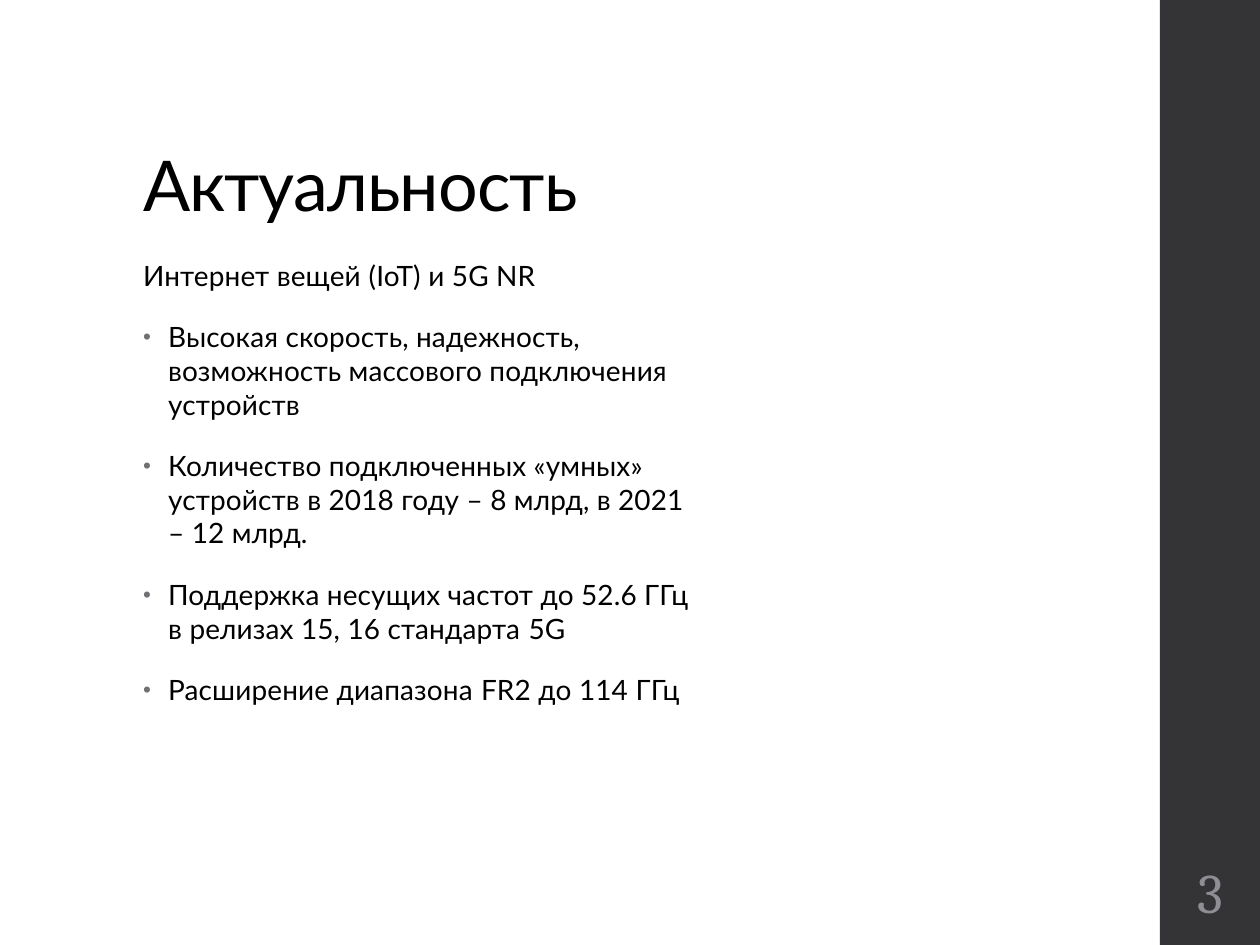
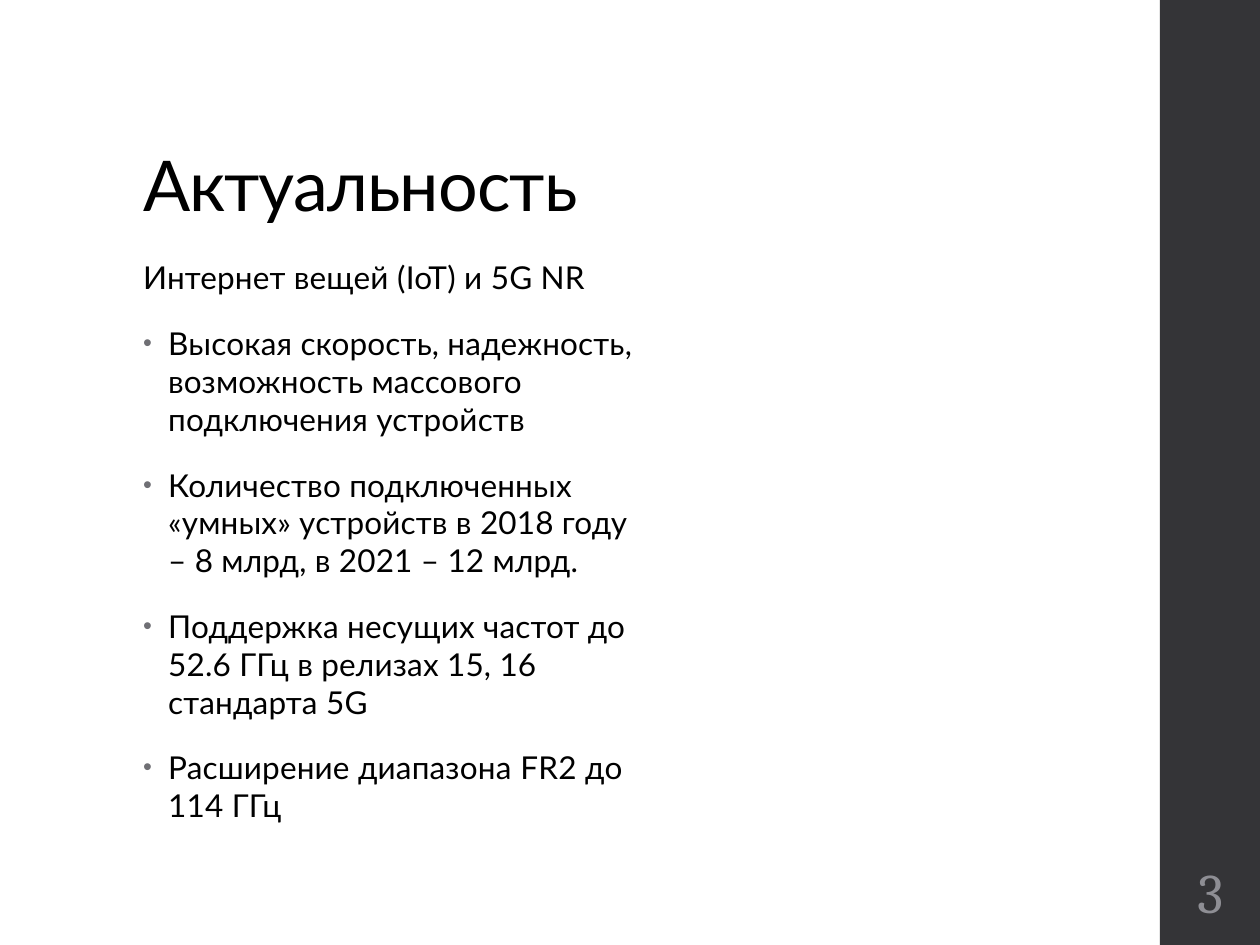
Before and after one commit to kannab98/graduation-paper, a slide deck: slide 3 of Presentation.pptx. Drawn at 1260x945 pixels with LibreOffice and Linux fonts; fonts in the diff are those of the drawing. Boxes give left, top, right and bottom in pixels: in the first picture for what was removed or moved away, otherwise in the second. Text is boxed around its words. In the diff, an @@ line names an element or a change of style, - is before the commit and + after.

```diff
--- a/Presentation.pptx
+++ b/Presentation.pptx
@@ text "Интернет вещей (IoT) и 5G ..." at (143, 264, 631, 823): size 16 to 18 pt @@
```
Also in this commit, not shown: 5 other slides changed, 1 slide added, 10 slides removed, 2 other files.
